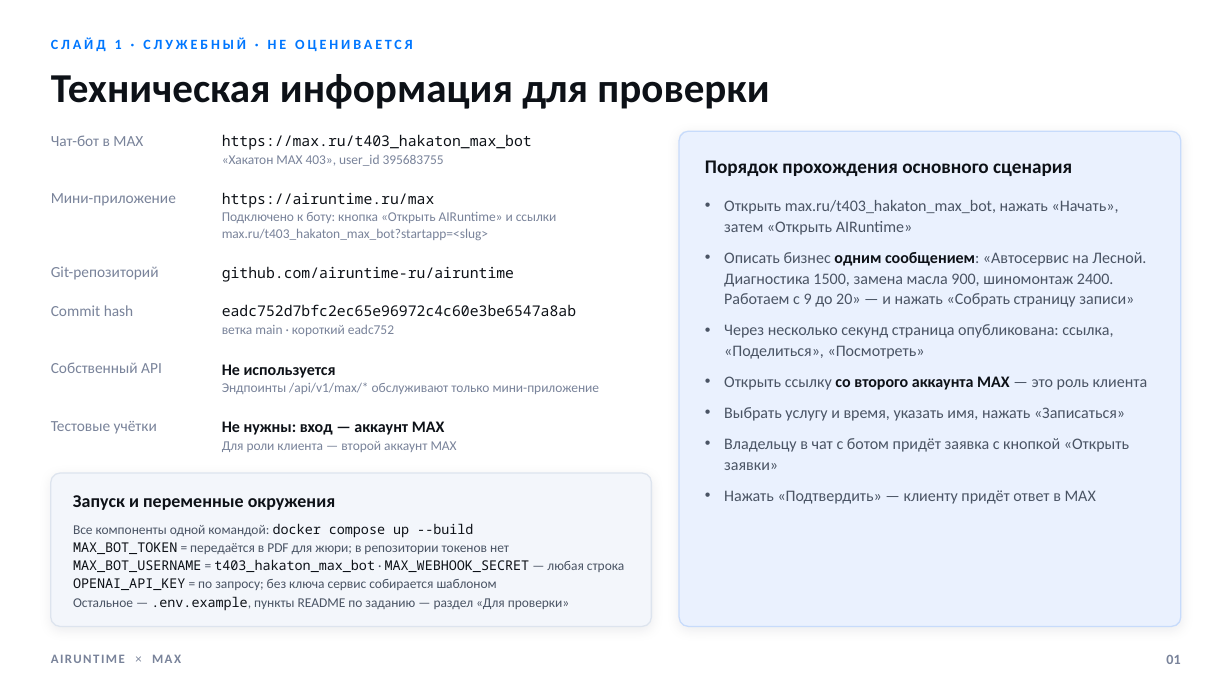
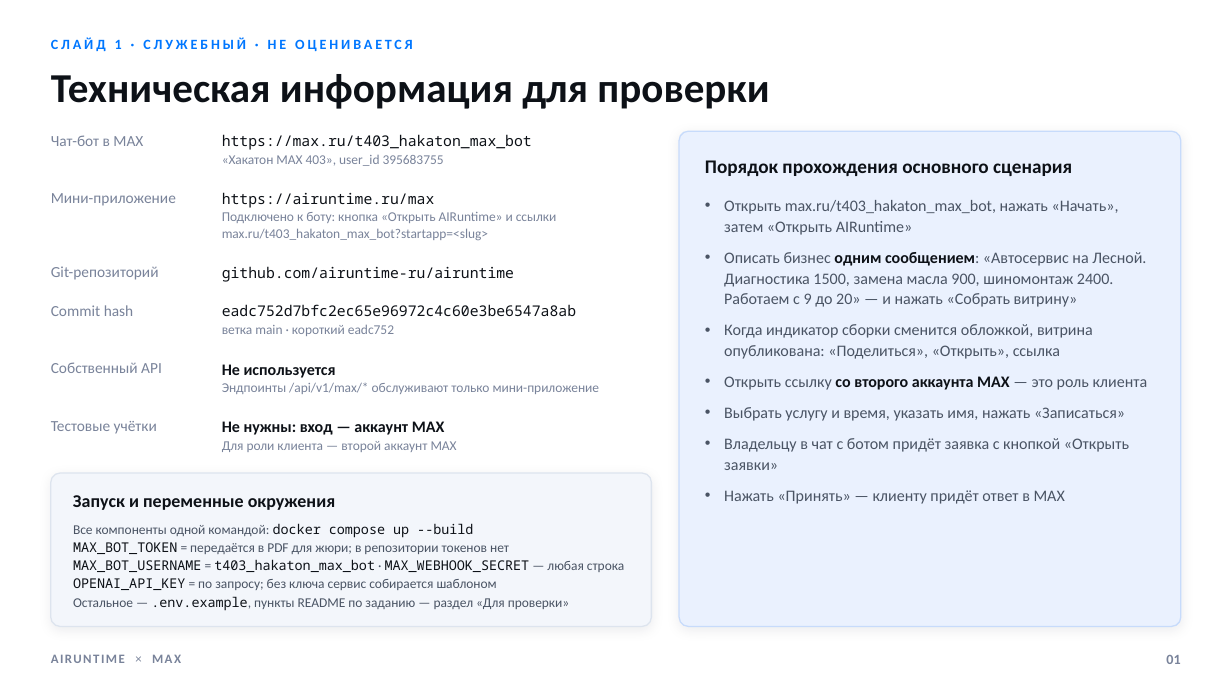
Before and after one commit to airuntime-ru/airuntime, a slide deck: slide 1 of docs/max-presentation/presentation.pptx. Drawn at 1232x693 pixels with LibreOffice and Linux fonts; fonts in the diff are those of the drawing. Boxes give left, top, right and bottom in pixels: in the first picture for what was removed or moved away, otherwise in the second. Text is boxed around its words. In the diff, an @@ line names an element or a change of style, - is before the commit and + after.

```diff
--- a/docs/max-presentation/presentation.pptx
+++ b/docs/max-presentation/presentation.pptx
@@ text at (724,252,1146,359): text changed @@
-• Описать бизнес одним сообщением: «Автосервис на Лесной. Диагностика 1500, замена масла 900, шиномонтаж 2400. Работаем с 9 до 20» — и нажать «Собрать страницу записи»
-• Через несколько секунд страница опубликована: ссылка, «Поделиться», «Посмотреть»
+• Описать бизнес одним сообщением: «Автосервис на Лесной. Диагностика 1500, замена масла 900, шиномонтаж 2400. Работаем с 9 до 20» — и нажать «Собрать витрину»
+• Когда индикатор сборки сменится обложкой, витрина опубликована: «Поделиться», «Открыть», ссылка
@@ text at (724,490,1065,504): text changed @@
-• Нажать «Подтвердить» — клиенту придёт ответ в MAX
+• Нажать «Принять» — клиенту придёт ответ в MAX
```
Also in this commit, not shown: 18 other slides changed, 2 slides added, 1 slide removed, 33 other files.
